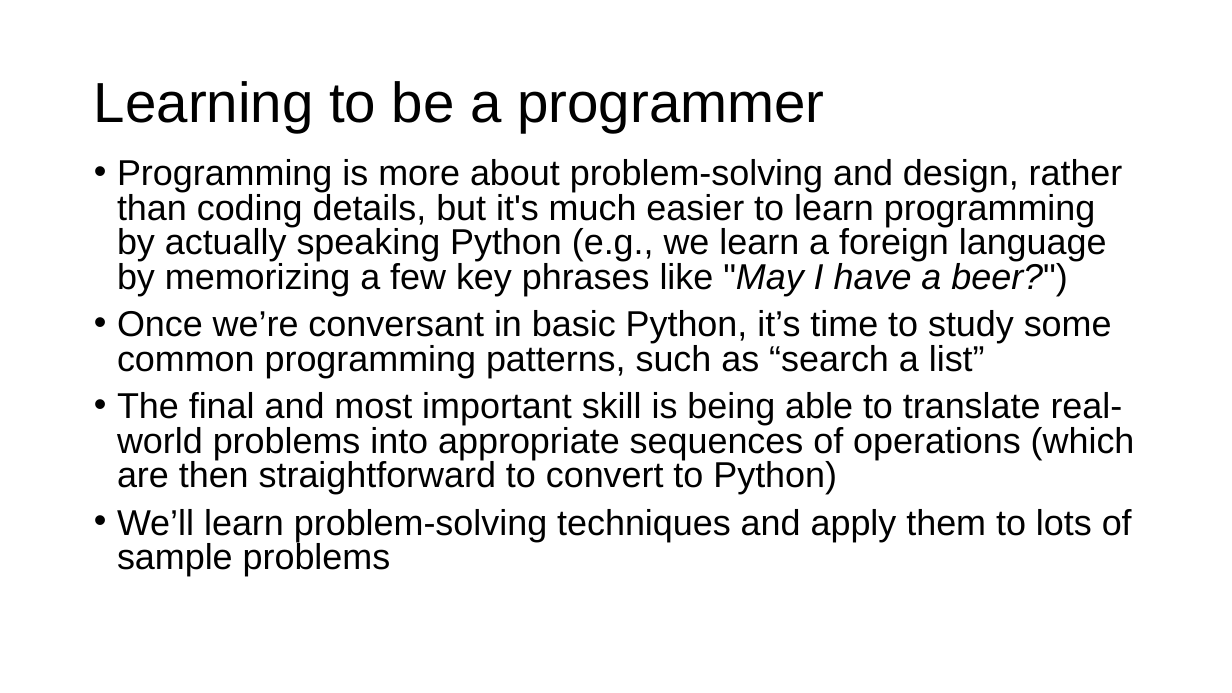
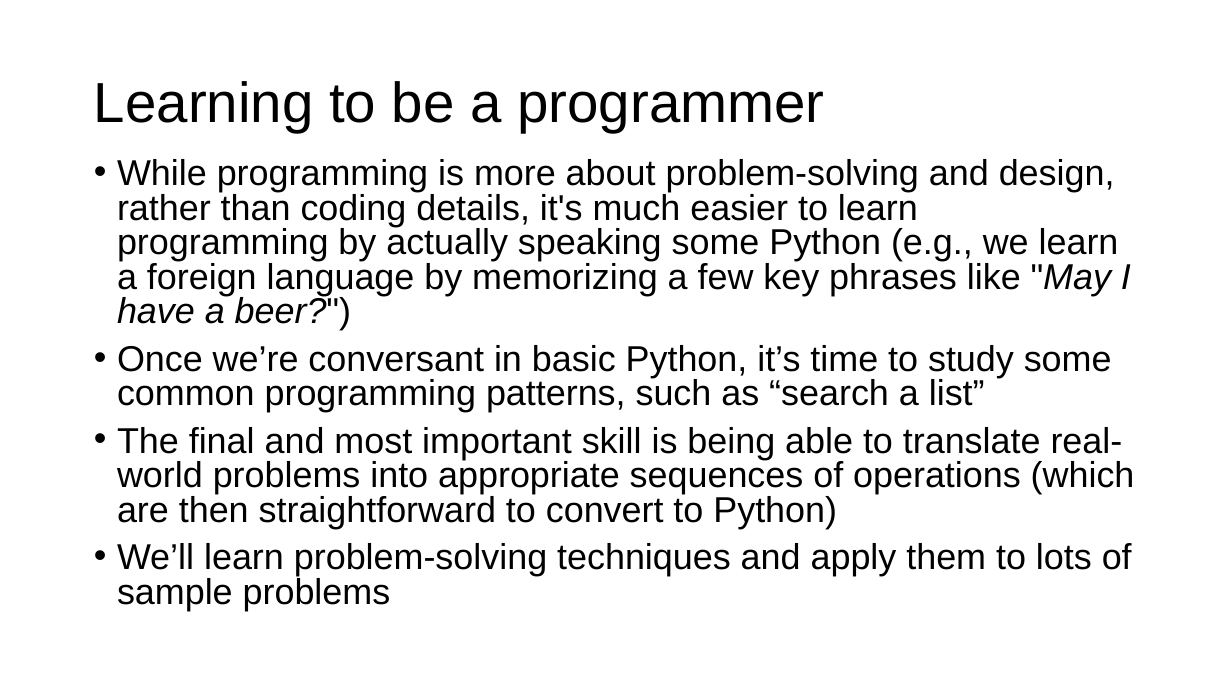
Before and after one commit to parrt/msds501, a slide deck: slide 4 of slides/intro-programming.pptx. Drawn at 1232x693 pixels with LibreOffice and Linux fonts; fonts in the diff are those of the drawing; background and template pictures are left out. Boxes give left, top, right and bottom in pixels: in the first picture for what was removed or moved away, otherwise in the second. Text is boxed around its words. In the diff, an @@ line names an element or a change of style, - is before the commit and + after.

```diff
--- a/slides/intro-programming.pptx
+++ b/slides/intro-programming.pptx
@@ text at (117, 159, 1131, 330): text changed @@
-• Programming is more about problem-solving and design, rather than coding details, but it's much easier to learn programming by actually speaking Python (e.g., we learn a foreign language by memorizing a few key phrases like "May I have a beer?")
+• While programming is more about problem-solving and design, rather than coding details, it's much easier to learn programming by actually speaking some Python (e.g., we learn a foreign language by memorizing a few key phrases like "May I have a beer?")
```
Also in this commit, not shown: 12 other files.
